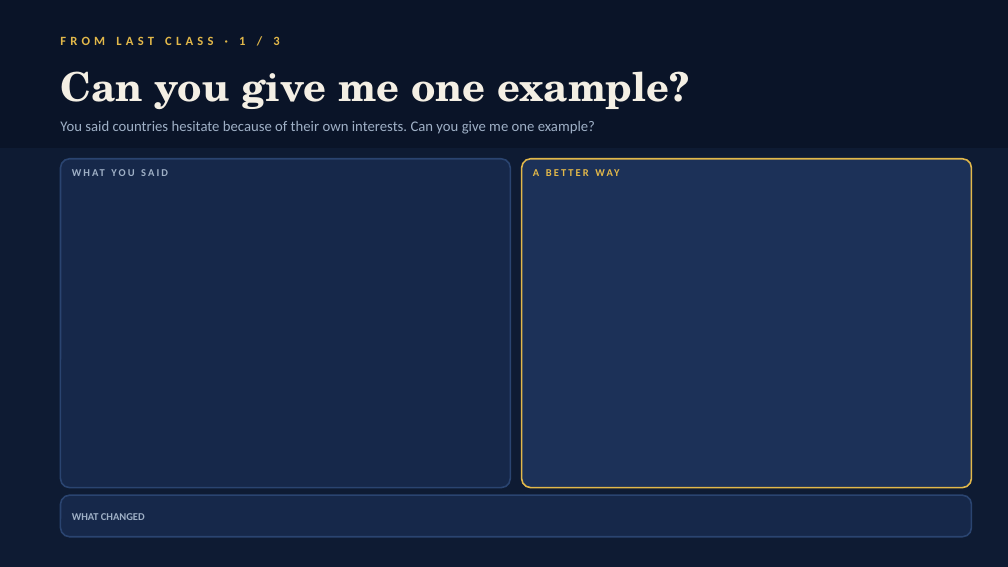
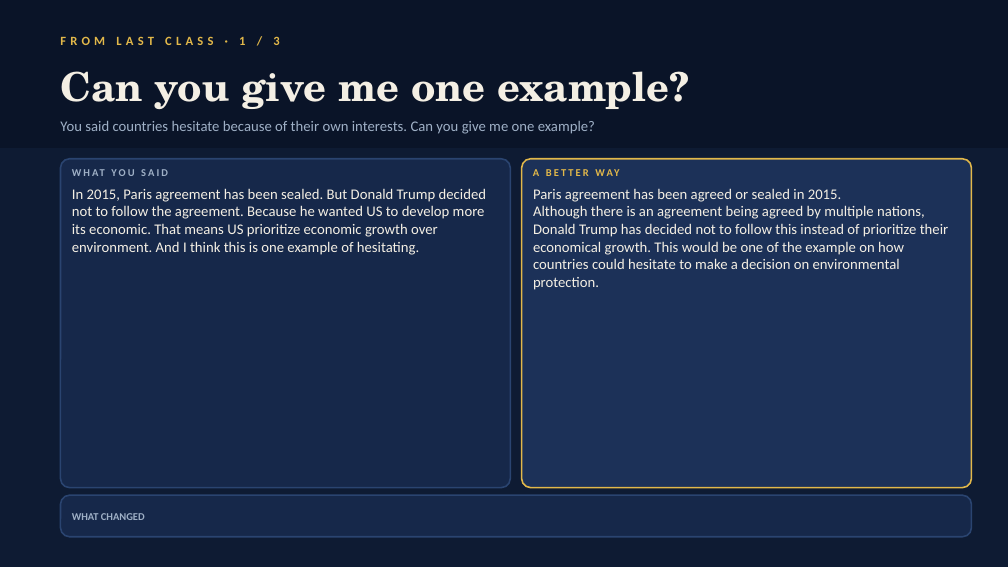
Before and after one commit to briankim-84/dea-m8q3, a slide deck: slide 3 of olivia-h4t2/Olivia_Class8_Inequality_Up_Close.pptx. Drawn at 1008x567 pixels with LibreOffice and Linux fonts; fonts in the diff are those of the drawing. Boxes give left, top, right and bottom in pixels: in the first picture for what was removed or moved away, otherwise in the second. Text is boxed around its words. In the diff, an @@ line names an element or a change of style, - is before the commit and + after.

```diff
--- a/olivia-h4t2/Olivia_Class8_Inequality_Up_Close.pptx
+++ b/olivia-h4t2/Olivia_Class8_Inequality_Up_Close.pptx
@@ text added at (72,188,486,255), 14 pt, text #F4EFE4 @@
+In 2015, Paris agreement has been sealed. But Donald Trump decided not to follow the agreement. Because he wanted US to develop more its economic. That means US prioritize economic growth over environment. And I think this is one example of hesitating.
@@ text added at (533,188,948,290), 14 pt, text #F4EFE4 @@
+Paris agreement has been agreed or sealed in 2015.
+Although there is an agreement being agreed by multiple nations, Donald Trump has decided not to follow this instead of prioritize their economical growth. This would be one of the example on how countries could hesitate to make a decision on environmental protection.
```
Also in this commit, not shown: 2 other slides changed, 12 other files.
